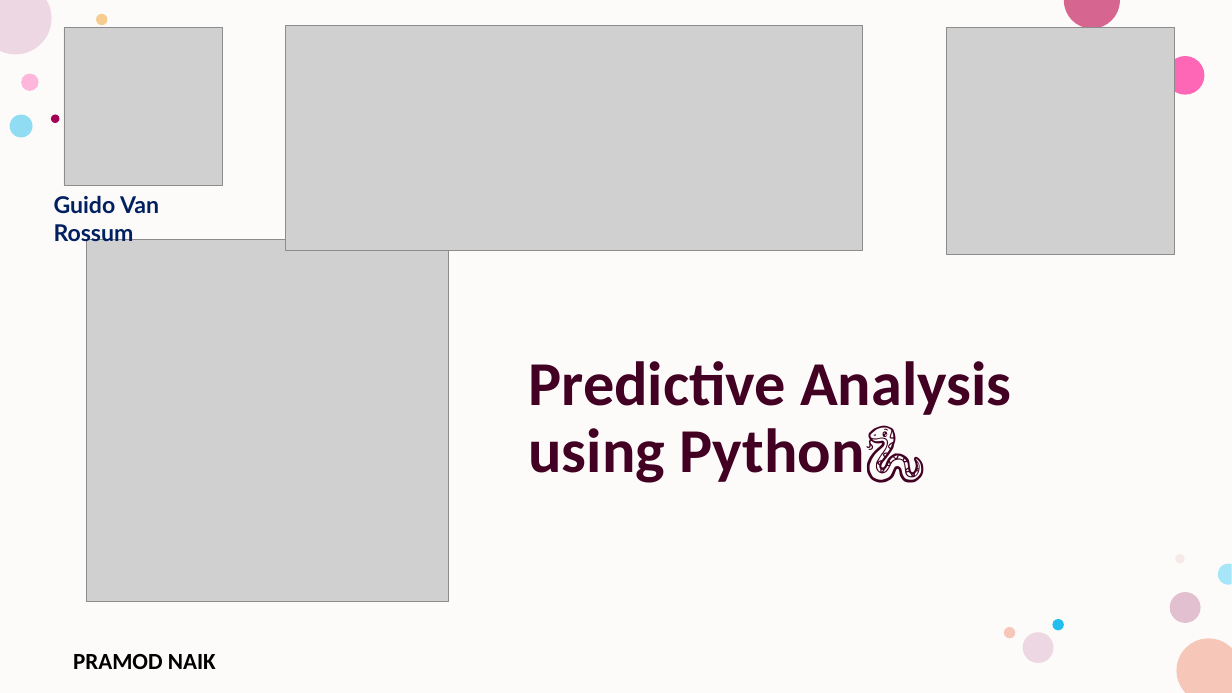
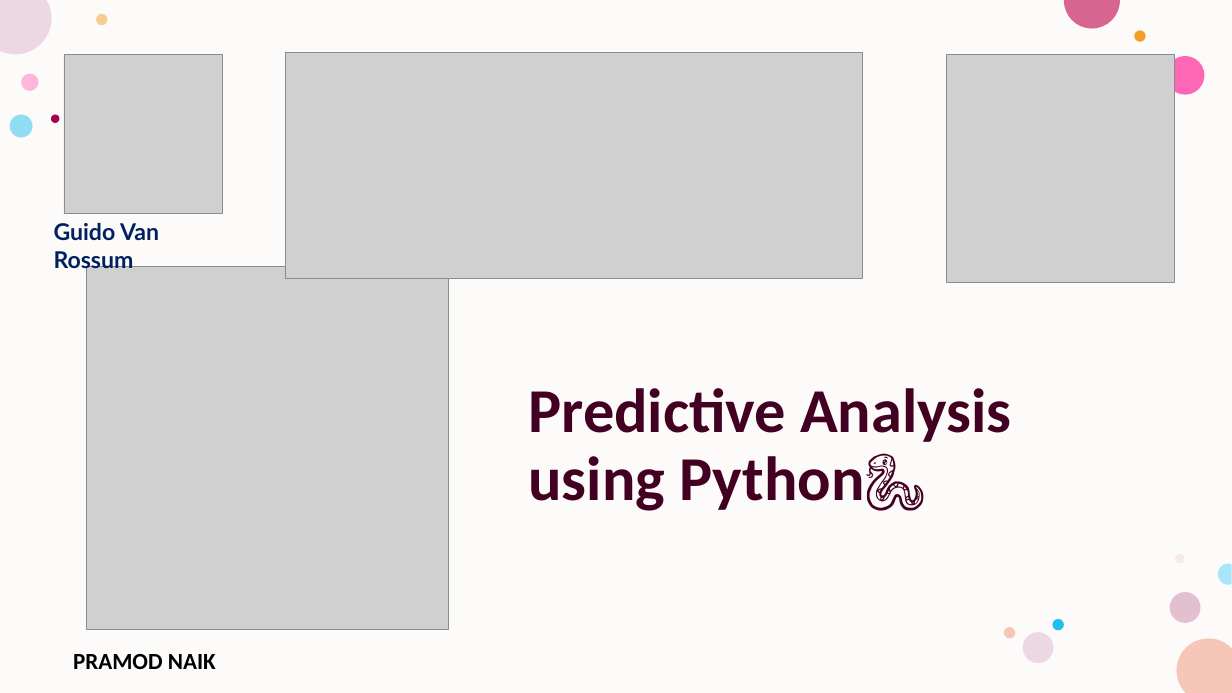
Before and after one commit to PRAMODNAIK-DEV/Python-Predictive-Analytics-Workshop, a slide deck: slide 1 of Introduction to Predictive Analysis.pptx. Drawn at 1232x693 pixels with LibreOffice and Linux fonts; fonts in the diff are those of the drawing; grey boxes stand for pictures; background and template pictures are left out. Boxes give left, top, right and bottom in pixels: in the first picture for what was removed or moved away, otherwise in the second. Text is boxed around its words. In the diff, an @@ line names an element or a change of style, - is before the commit and + after.

```diff
--- a/Introduction to Predictive Analysis.pptx
+++ b/Introduction to Predictive Analysis.pptx
@@ picture moved from (x1=64, y1=27, x2=223, y2=186) to (x1=64, y1=55, x2=223, y2=213) @@
@@ picture moved from (x1=946, y1=27, x2=1175, y2=255) to (x1=946, y1=55, x2=1175, y2=283) @@
@@ ellipse added at (x1=1135, y1=30, x2=1146, y2=42), fill #F39E29 @@
@@ 2 pictures, 1 title, 1 text moved together from (x1=54, y1=26, x2=1011, y2=602) to (x1=54, y1=53, x2=1011, y2=628) @@
```
Also in this commit, not shown: 3 slides added, 3 other files.
